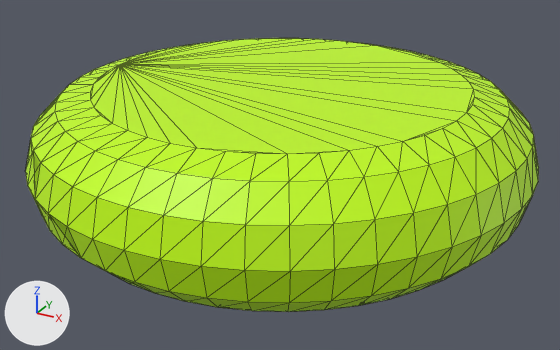
An edit to the glTF model site/assets/models/doughnut.glb, drawn before and after from the same camera.
Before and after are seen from a camera (50 mm lens) standing at (1.91, -3.49, 1.56) and looking at (0.02, -0.06, -0.15). Every picture has the same lights, and +X, +Y and +Z are marked at lower left. The first picture is the older version. Mesh edges are drawn as thin lines. Vertices at exactly the same position are counted once.

The older version as bpy lines, for what is in view:
```python
me_torus = bpy.data.meshes.new('Torus')
me_torus.from_pydata(...)  # 504 vertices, 1022 faces; spans x -1.35..1.35, y -1.35..1.35, z -0.35..0.35
me_torus.materials.append(mat_material_001)  # green #c3ff00
ob_torus = bpy.data.objects.new('Torus', me_torus)
ob_torus.location = (0.0, 0.0, 0.0)
```
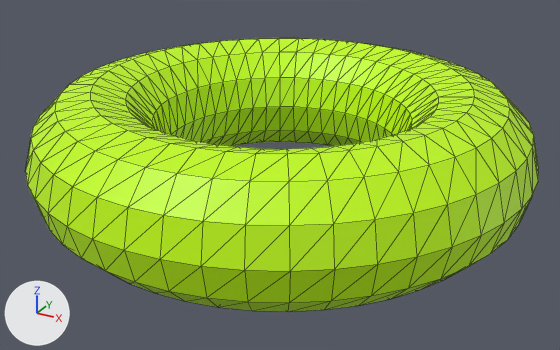
Pixel boxes [x1, y1, x2, y2] of what changed, in the pictures (560 x 350 px):
part 1 of me_torus, cut back
    before: [33, 38, 475, 293]
    after: [90, 38, 475, 154]

Edits to the bpy script that builds the scene:
```text
Change me_torus:
    used by ob_torus; location = (0.0, 0.0, 0.0)
    remove me_torus.from_pydata(...)  # 504 vertices, 1022 faces; spans x -1.35..1.35, y -1.35..1.35, z -0.35..0.35
    add me_torus.from_pydata(...)  # 576 vertices, 1152 faces; spans x -1.35..1.35, y -1.35..1.35, z -0.35..0.35
    me_torus part 1
    118 faces are deleted
    72 vertices are added at x -0.82..0.5, y -0.82..0.82, z -0.17..0.3
    248 new faces join them
```
